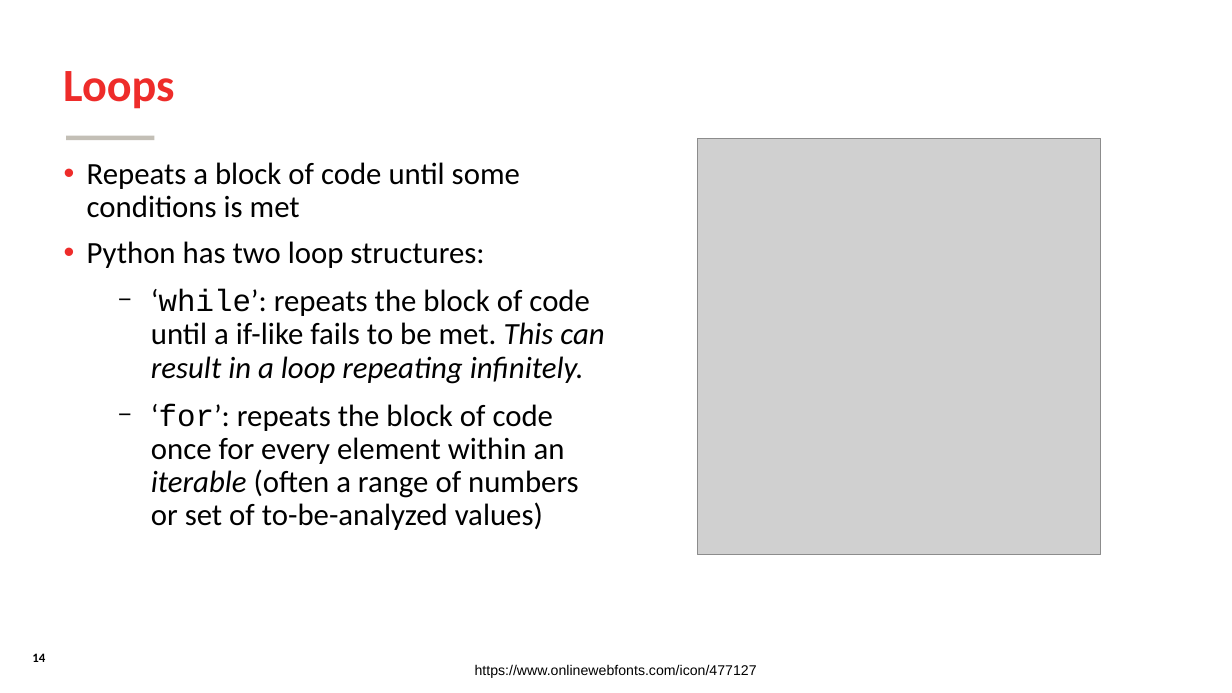
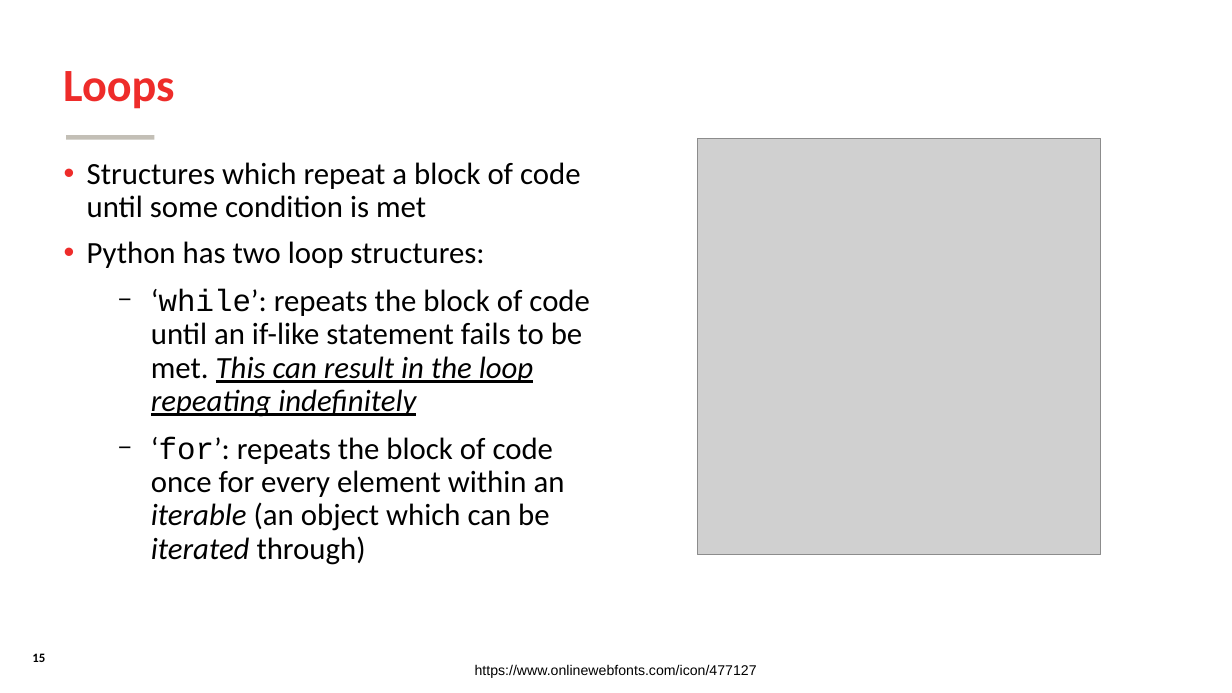
Before and after one commit to SomeoneInParticular/MDPR613_CourseMaterial, a slide deck: slide 15 of PythonCrashCourse/Unit1_ProceduralPython/Unit1_ProceduralPython.odp (slide 14 before the commit). Drawn at 1232x693 pixels with LibreOffice and Linux fonts; fonts in the diff are those of the drawing; grey boxes stand for pictures; background and template pictures are left out. Boxes give left, top, right and bottom in pixels: in the first picture for what was removed or moved away, otherwise in the second. Text is boxed around its words. In the diff, an @@ line names an element or a change of style, - is before the commit and + after.

```diff
--- a/PythonCrashCourse/Unit1_ProceduralPython/Unit1_ProceduralPython.odp
+++ b/PythonCrashCourse/Unit1_ProceduralPython/Unit1_ProceduralPython.odp
@@ text at bbox=[87, 162, 581, 218]: text changed @@
-• Repeats a block of code until some conditions is met
+• Structures which repeat a block of code until some condition is met
@@ text at bbox=[151, 288, 590, 565]: text changed @@
-  − ‘while’: repeats the block of code until a if-like fails to be met. This can result in a loop repeating infinitely.
-  − ‘for’: repeats the block of code once for every element within an iterable (often a range of numbers or set of to-be-analyzed values)
+  − ‘while’: repeats the block of code until an if-like statement fails to be met. This can result in the loop repeating indefinitely
+  − ‘for’: repeats the block of code once for every element within an iterable (an object which can be iterated through)
@@ page number at bbox=[32, 653, 45, 662]: text changed @@
-14
+15
```
Also in this commit, not shown: 19 other slides changed, 1 slide added, 1 other file.
